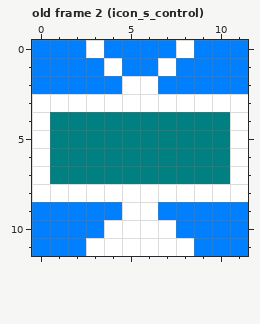
One commit to this pixel-art file: assets/aseprite/planetbase_icons_s_cpc_mode0.aseprite. This is how it looked before the edit.
12x12 pixels, 8 frames. Shown: old frame 2 (icon_s_control). The commit also changed other frames, which this record leaves out.
The same view after the edit:
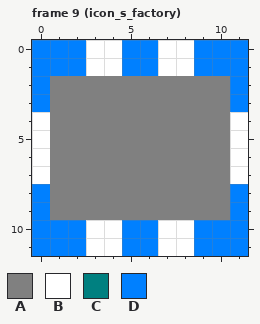
Palette (. is transparent): A #808080  B #ffffff  C #008080  D #0080ff
A new or re-ordered frame is compared with the old frame closest to it.
The edit:
frames 8 -> 12
Changed rows in their new state; - is an unchanged pixel.
Frame 9 (icon_s_factory) is new; against old frame 2 (icon_s_control):
first column x 0:
 0 ----B--B----
 1 ---B----B---
 2 -AAAAAAAAAA-
 3 DAAAAAAAAAAD
 4 -AAAAAAAAAA-
 5 -AAAAAAAAAA-
 6 -AAAAAAAAAA-
 7 -AAAAAAAAAA-
 8 DAAAAAAAAAAD
 9 -AAAAAAAAAA-
10 ---B-DD-B---
11 -----DD-----
Pixel boxes of the changes (left, top, right, bottom) in both pictures:
changed: (32, 40, 248, 256)
